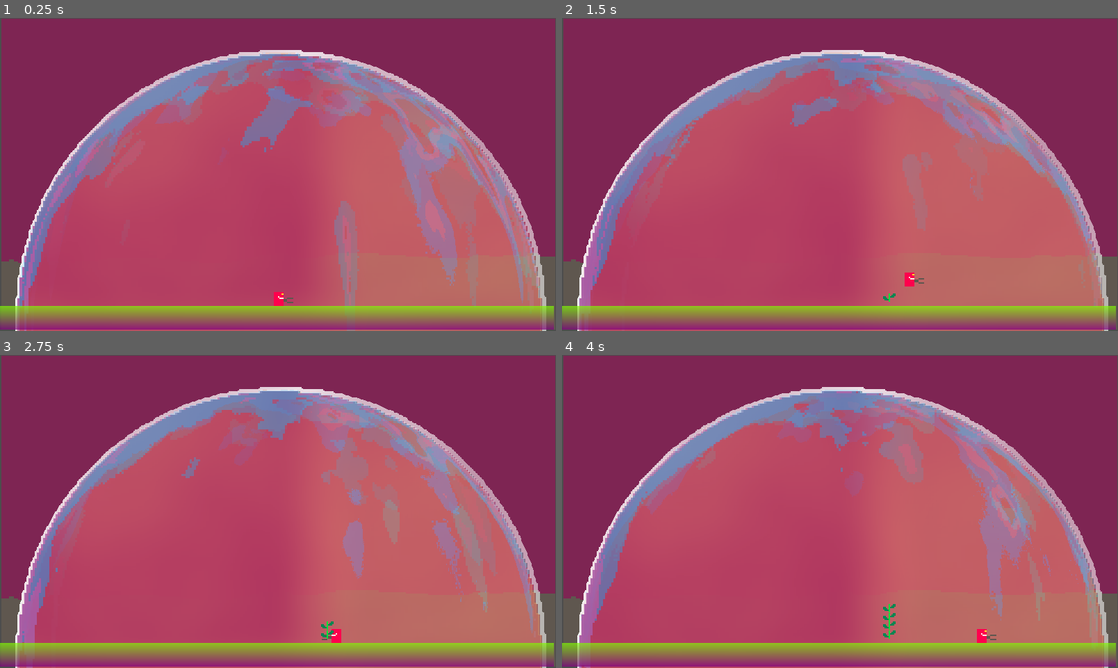
Above: before the commit, frames 1-4 (two rows, left to right).
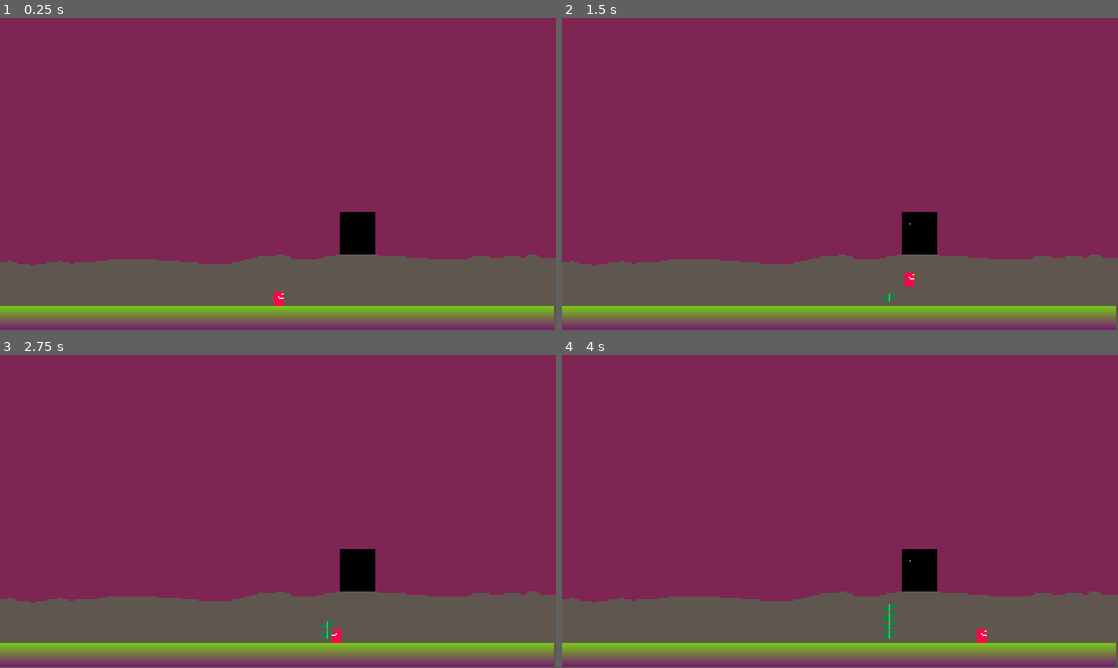
Above: after the commit, the same moments.

Repository: razzius/oxygen-farm
Game: Godot game, scene res://main.tscn
Same seed, same stepped clock (60 frames per second), same inputs: the game is played once before the commit and once after it. The engine's default icon, where the game draws it, is replaced by a stand-in: a white triangle on a blue panel in a dark square.
Inputs:
- Up to frame 1 (0.25 s): no input
- Up to frame 2 (1.5 s): hold D (right) from 0.53 s (still down); tap Space (cut) at 0.6 s; tap W (up) at 0.77 s; tap Shift (shift) at 1.35 s
- Up to frame 3 (2.75 s): tap W (up) at 1.52 s; release D (right) at 2.03 s; hold Left (left) from 2.03 s (still down); tap Space (cut) at 2.1 s
- Up to frame 4 (4 s): release Left (left) at 2.78 s; hold D (right) from 2.78 s (still down); tap Shift (shift) at 2.85 s; tap W (up) at 3.02, 3.77 s; tap Space (cut) at 3.6 s

The runs differ from the first frame. In frame 1, 69% of the frame differs, in the area x 0-100%, y 0-100%; in frame 2, 69%; in frame 3, 69%; in frame 4, 69%.

Commit message:
Add blinking light background animation

Diff:
--- a/main.tscn
+++ b/main.tscn
@@ -1,14 +1,36 @@
-[gd_scene load_steps=13 format=3 uid="uid://bdy3tagav4qmb"]
+[gd_scene load_steps=17 format=3 uid="uid://bdy3tagav4qmb"]
 
 [ext_resource type="PackedScene" uid="uid://ba0hqbqmx7rha" path="res://Player/player.tscn" id="1_pwm58"]
+[ext_resource type="Texture2D" uid="uid://b1f7ktnndu0t7" path="res://art/world.png" id="2_0pt6b"]
 [ext_resource type="Shader" path="res://razzishader.gdshader" id="2_gyp2u"]
 [ext_resource type="PackedScene" uid="uid://csn4hjyqdpbqp" path="res://Bubble/bubble_composite.tscn" id="2_plnqy"]
 [ext_resource type="Texture2D" uid="uid://cae5003q3i5iy" path="res://icon.svg" id="3_4ldu5"]
-[ext_resource type="Texture2D" uid="uid://df558gbv2lc5i" path="res://art/background.png" id="5_n3lp2"]
 [ext_resource type="PackedScene" uid="uid://dfmwi20j1detr" path="res://scenes/plant/plant.tscn" id="5_wpcyw"]
 
 [sub_resource type="ShaderMaterial" id="ShaderMaterial_uew2f"]
 shader = ExtResource("2_gyp2u")
+
+[sub_resource type="AtlasTexture" id="AtlasTexture_bop3n"]
+atlas = ExtResource("2_0pt6b")
+region = Rect2(360, 0, 360, 200)
+
+[sub_resource type="AtlasTexture" id="AtlasTexture_7fabc"]
+atlas = ExtResource("2_0pt6b")
+region = Rect2(0, 0, 360, 200)
+
+[sub_resource type="SpriteFrames" id="SpriteFrames_aki54"]
+animations = [{
+"frames": [{
+"duration": 1.0,
+"texture": SubResource("AtlasTexture_bop3n")
+}, {
+"duration": 1.0,
+"texture": SubResource("AtlasTexture_7fabc")
+}],
+"loop": true,
+"name": &"default",
+"speed": 1.0
+}]
 
 [sub_resource type="ShaderMaterial" id="ShaderMaterial_0nsgx"]
 shader = ExtResource("2_gyp2u")
@@ -23,10 +45,20 @@
 
 [sub_resource type="ShaderMaterial" id="ShaderMaterial_5ea2y"]
 
+[sub_resource type="CanvasTexture" id="CanvasTexture_8qj0a"]
+
 [node name="Main" type="Node2D"]
 material = SubResource("ShaderMaterial_uew2f")
 
+[node name="AnimatedSprite2D" type="AnimatedSprite2D" parent="."]
+position = Vector2(-0.5, -273.5)
+scale = Vector2(3.19722, 3.265)
+sprite_frames = SubResource("SpriteFrames_aki54")
+autoplay = "default"
+frame_progress = 0.792974
+
 [node name="Bubble Composite" parent="." instance=ExtResource("2_plnqy")]
+visible = false
 position = Vector2(-1124, -1155)
 scale = Vector2(4.4, 4.4)
 
@@ -52,7 +84,7 @@
 material = SubResource("ShaderMaterial_5ea2y")
 position = Vector2(1, -273)
 scale = Vector2(3.18889, 3.22)
-texture = ExtResource("5_n3lp2")
+texture = SubResource("CanvasTexture_8qj0a")
 
 [node name="Camera2D" type="Camera2D" parent="."]
 offset = Vector2(0, -272)
Binary file changed: art/world.aseprite
Binary file added: art/world.png
Not shown, added: art/world.png.import
